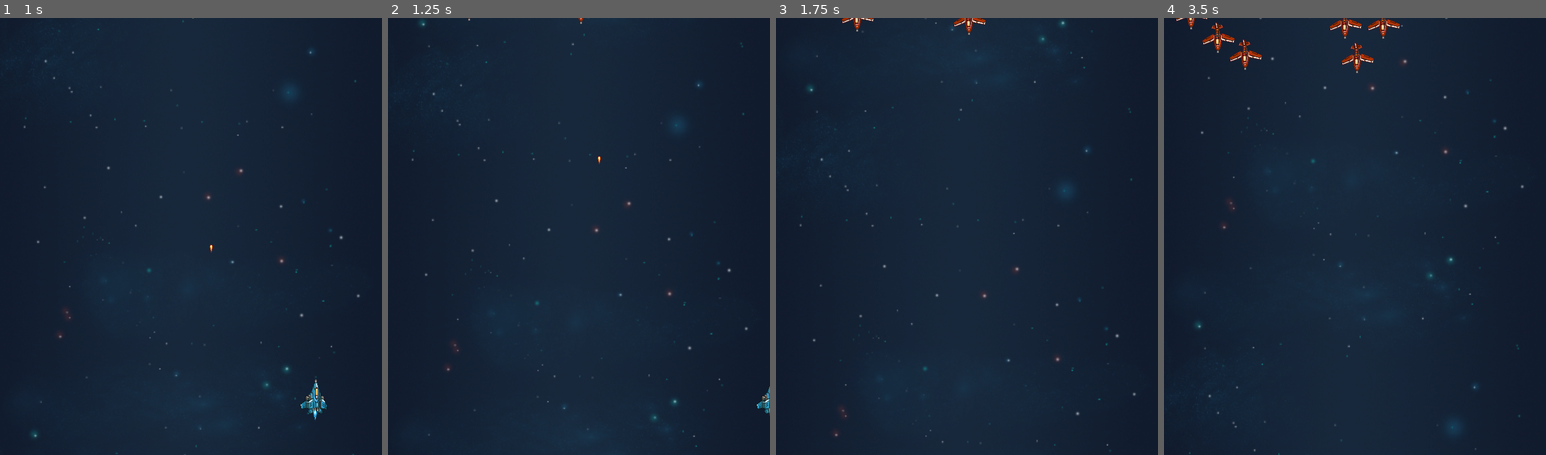
Above: before the commit, frames 1-4 (left to right).
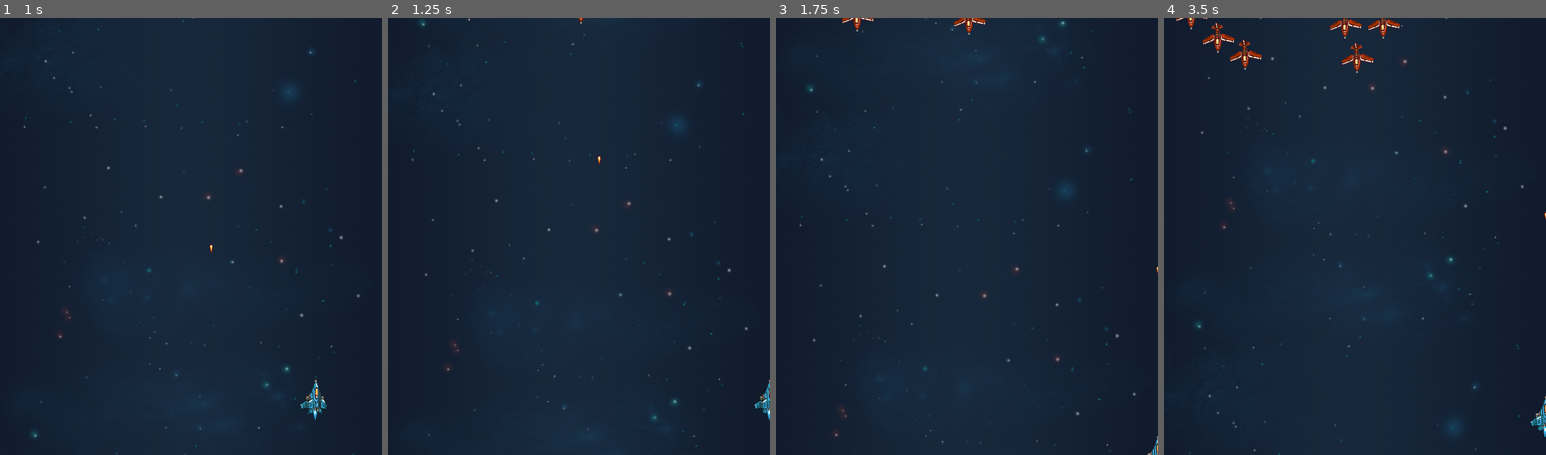
Above: after the commit, the same moments.

Repository: jdibble21/FP-Space-Odyssey
Game: Godot game, scene res://src/Level_One/LevelOne.tscn
Two runs of this game, one before a commit and one after it. Both use one fixed random seed, a clock stepped at 60 frames per second and the inputs below. The project has no main scene, so this scene is started directly.
Inputs (mouse positions are in pixels of both pictures, inside the frame that each line leads up to):
- Up to frame 1 (1 s): move the mouse to (275, 214) at 0.52 s; hold D (move_right) from 0.53 s (still down); click (275, 214) at 0.6 s
- Up to frame 2 (1.25 s): keep holding D (move_right)
- Up to frame 3 (1.75 s): move the mouse to (890, 258) at 1.27 s; release D (move_right) at 1.28 s; hold S (move_down) from 1.28 s (still down); click (890, 258) at 1.35 s
- Up to frame 4 (3.5 s): move the mouse to (1393, 140) at 2.02 s; release S (move_down) at 2.03 s; hold D (move_right) 2.03-2.78 s; click (1393, 140) at 2.1 s; move the mouse to (1335, 323) at 2.77 s; hold W (move_up) from 2.78 s (still down); click (1335, 323) at 2.85 s

Frame 1 is identical in both runs. In frame 2, 0.1% of the frame differs, in the area x 95-100%, y 82-93%; in frame 3, less than 0.1%; in frame 4, 0.2%, in the area x 96-100%, y 44-96%.

Commit message:
Add enemy random firing

Diff:
--- a/project/src/Player.gd
+++ b/project/src/Player/Player.gd
@@ -31,6 +31,8 @@
 	if Input.is_action_just_released("move_left") or Input.is_action_just_released("move_right"):
 		$ShipSprite.play("normal")
 	position = current_pos
+	position.x = clamp(position.x, 0, _screen_size.x)
+	position.y = clamp(position.y, 0, _screen_size.y)
 
 func _fire():
 	var b = Bullet.instance()
--- a/project/src/Player/Player.tscn
+++ b/project/src/Player/Player.tscn
@@ -1,7 +1,7 @@
 [gd_scene load_steps=12 format=2]
 
 [ext_resource path="res://assets/PixelSpaceRage/256px/PlayerBlue_Frame_01_png_processed.png" type="Texture" id=1]
-[ext_resource path="res://src/Player.gd" type="Script" id=2]
+[ext_resource path="res://src/Player/Player.gd" type="Script" id=2]
 [ext_resource path="res://assets/PixelSpaceRage/256px/PlayerBlue_Frame_02_png_processed.png" type="Texture" id=3]
 [ext_resource path="res://assets/PixelSpaceRage/256px/PlayerBlue_Frame_03_png_processed.png" type="Texture" id=4]
 [ext_resource path="res://assets/PixelSpaceRage/256px/Exhaust_Frame_01_png_processed.png" type="Texture" id=5]
@@ -9,6 +9,7 @@
 [ext_resource path="res://src/Projectiles/PlayerStandardBullet.tscn" type="PackedScene" id=7]
 [ext_resource path="res://assets/PixelSpaceRage/256px/Exhaust_Frame_04_png_processed.png" type="Texture" id=8]
 [ext_resource path="res://assets/PixelSpaceRage/256px/Exhaust_Frame_05_png_processed.png" type="Texture" id=10]
+
 
 [sub_resource type="SpriteFrames" id=1]
 animations = [ {
--- a/project/src/Standard_Enemies/StandardEnemyEasy.gd
+++ b/project/src/Standard_Enemies/StandardEnemyEasy.gd
@@ -3,22 +3,27 @@
 const SPEED := 40
 
 export (PackedScene) var Bullet
-var _fire_delay := randi()%7+3
+
+var _fire_delay := randi()%12+7
 var _can_fire := true
+var _time_elapsed := 0.0
 
 func _ready():
-	_fire()
-	pass # Replace with function body.
+	pass
+
 
 func _process(delta):
+	_time_elapsed += delta
+	print(int(_time_elapsed))
+	if int(_time_elapsed) == _fire_delay:
+		_fire()
+		_time_elapsed = 0.0
 	position += transform.y * SPEED * delta
 	if position.y >= 800:
 		queue_free()
 
 
-
 func _fire():
-	print("Firing")
 	var b = Bullet.instance()
 	var root_attach = get_tree().get_root().get_node(".")
 	root_attach.add_child(b)
